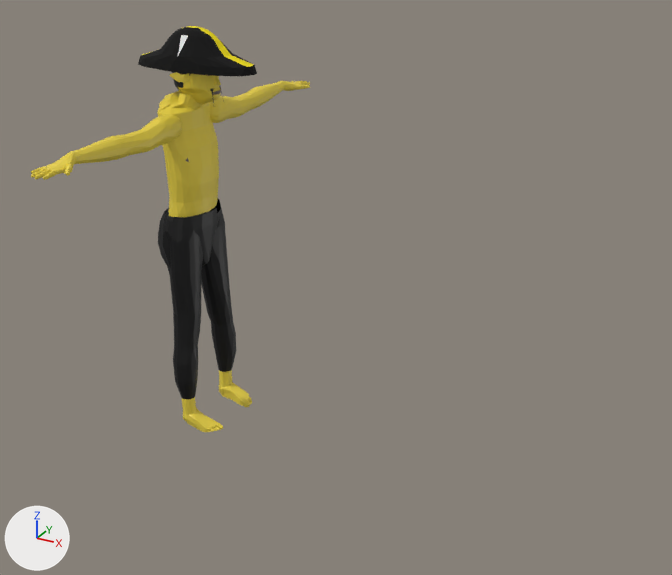
Before and after pictures for a commit that changed the glTF model Gangsta Wizards/Main/ENEMIES/goblin_7.glb.
The view is the same before and after, from a 50 mm camera at (1.893, -2.424, 1.441) aimed at (0.577, -0.031, 0.244). Every picture has the same lights, and +X, +Y and +Z are marked at lower left. The picture after the commit comes second. Where no turn or scale is listed for an object, it has been applied to the vertices.

Names of what the first picture shows: 'Body Mass', 'Hat'.
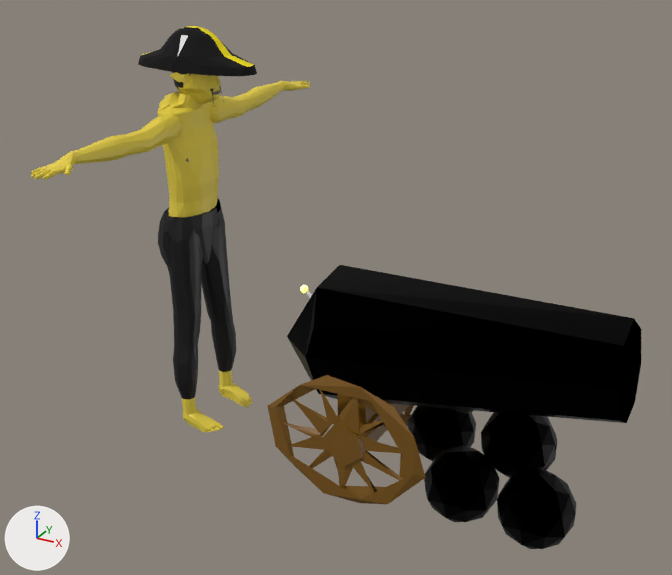
What the commit changed:
Material 'Wood Support.001' (mat_wood_support_001) is new.
Its base color is (0.186, 0.0846, 0.00481) (brown #77520f).
Material 'Cast Iron.002' (mat_cast_iron_002) is new.
Its base color is (0.0, 0.0, 0.0) (black #000000).
Its metallic is 1.0.
Its roughness is 0.4.
Material 'Fuse Spark.001' (mat_fuse_spark_001) is new.
Its base color is (0.8, 0.8, 0.8) (white #e7e7e7).
Its emission color is (1.0, 0.976, 0.0922) (yellow #fffc56).
Its emission strength is 1.0.
Material 'Fuse.001' (mat_fuse_001) is new.
Its base color is (0.8, 0.8, 0.8) (white #e7e7e7).
Its roughness is 1.0.
Mesh me_cylinder_002 is new.
It has 136 vertices, 262 faces and spans x 0.413..0.988, y -0.223..0.298, z -0.412..0.028.
It uses material mat_wood_support_001 (brown #77520f).
Mesh me_sphere_008 is new.
It has 50 vertices, 96 faces and spans x 1.07..1.309, y -0.077..0.159, z -0.302..-0.063.
It uses material mat_cast_iron_002 (black #000000).
Mesh me_sphere_007 is new.
It has 50 vertices, 96 faces and spans x 1.04..1.279, y 0.073..0.309, z -0.412..-0.173.
It uses material mat_cast_iron_002 (black #000000).
Mesh me_sphere_006 is new.
It has 50 vertices, 96 faces and spans x 1.19..1.429, y -0.238..-0.001, z -0.412..-0.173.
It uses material mat_cast_iron_002 (black #000000).
Mesh me_sphere_005 is new.
It has 50 vertices, 96 faces and spans x 0.766..1.004, y 0.04..0.276, z -0.412..-0.173.
It uses material mat_cast_iron_002 (black #000000).
Mesh me_sphere_003 is new.
It has 50 vertices, 96 faces and spans x 0.946..1.185, y -0.228..0.008, z -0.412..-0.173.
It uses material mat_cast_iron_002 (black #000000).
Mesh me_cylinder_001 is new.
It has 88 vertices, 162 faces and spans x 0.425..1.515, y -0.222..0.3, z -0.282..0.304.
Faces by material slot: [84, 24, 26, 28].
It uses material mat_cast_iron_002 (black #000000).
It uses material mat_fuse_001 (white #e7e7e7).
It uses material mat_fuse_spark_001 (white #e7e7e7, glowing yellow #fffc56).
It uses material mat_wood_support_001 (brown #77520f).
Object 'Wheels' (ob_wheels) is new; it shows me_cylinder_002.
Its location is (0.0, 0.0, 0.0).
Object 'Cannonball.004' (ob_cannonball_004) is new; it shows me_sphere_008.
Its location is (0.0, 0.0, 0.0).
Object 'Cannonball.003' (ob_cannonball_003) is new; it shows me_sphere_007.
Its location is (0.0, 0.0, 0.0).
Object 'Cannonball.002' (ob_cannonball_002) is new; it shows me_sphere_006.
Its location is (0.0, 0.0, 0.0).
Object 'Cannonball.001' (ob_cannonball_001) is new; it shows me_sphere_005.
Its location is (0.0, 0.0, 0.0).
Object 'Cannonball' (ob_cannonball) is new; it shows me_sphere_003.
Its location is (0.0, 0.0, 0.0).
Object 'Cannon' (ob_cannon) is new; it shows me_cylinder_001.
Its location is (0.0, 0.0, 0.0).

Location of each change, [x1, y1, x2, y2] in pixels of the pictures (672 x 575 px):
'Cannon', added
    after: [287, 265, 641, 467]
    faces in mat_cast_iron_002 (black #000000): [287, 265, 641, 423]
    faces in mat_wood_support_001 (brown #77520f): [318, 394, 409, 467]
'Wheels', added (brown)
    after: [267, 375, 474, 504]
'Cannonball.002', added (black)
    after: [497, 468, 576, 549]
'Cannonball', added (black)
    after: [424, 445, 500, 522]
'Cannonball.004', added (black)
    after: [481, 412, 556, 478]
'Cannonball.001', added (black)
    after: [407, 406, 476, 461]
'Cannonball.003', added (mostly hidden)
    after: [544, 438, 557, 471]
